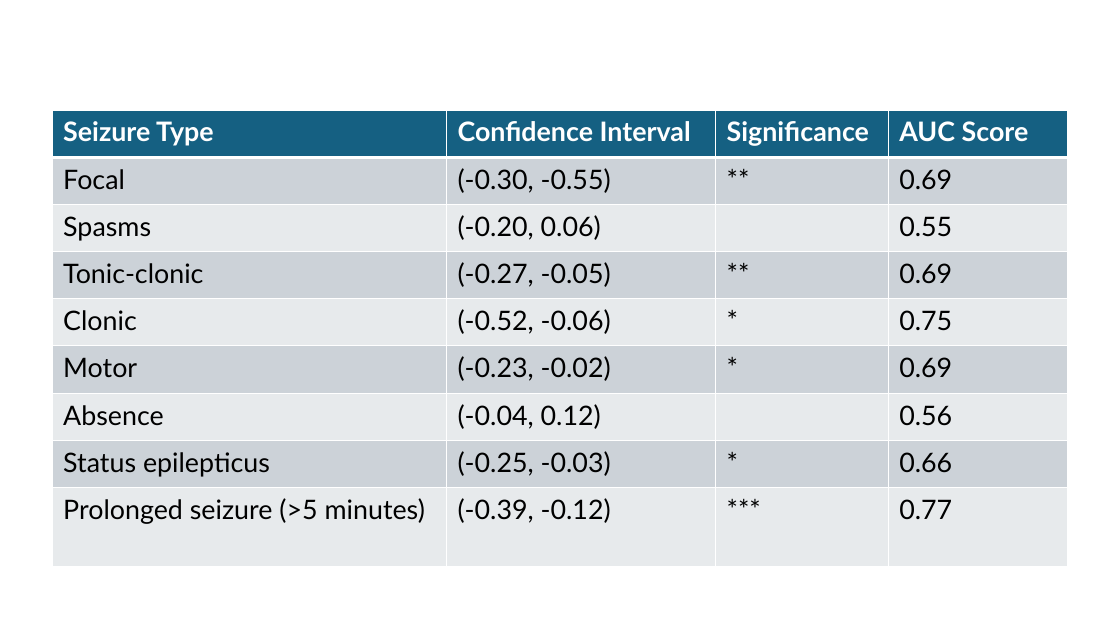
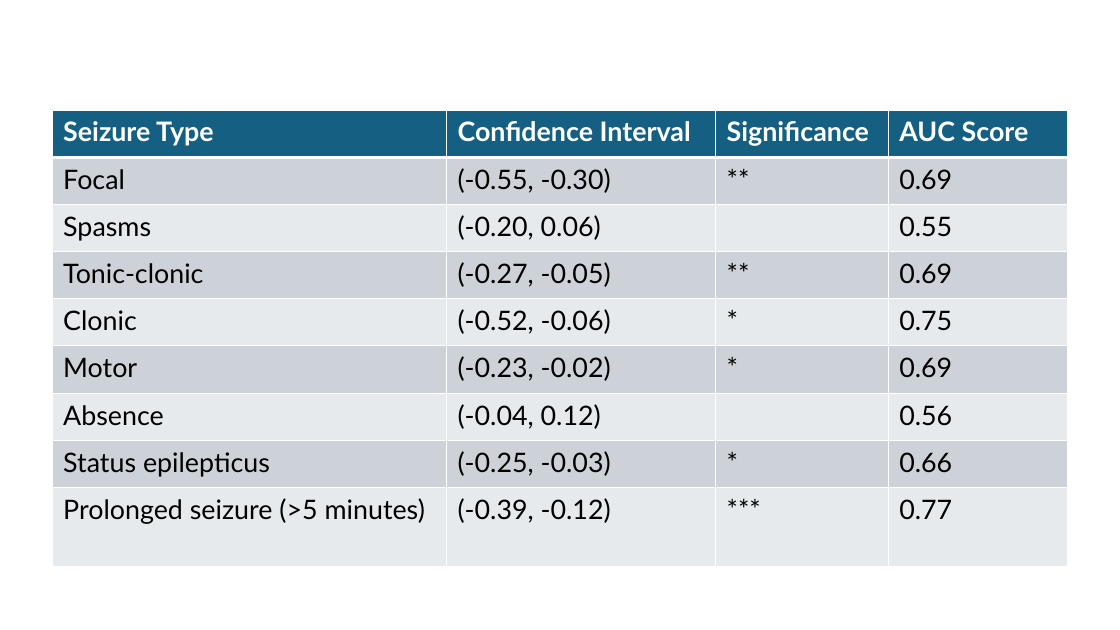
Before and after one commit to KiranSmelser/Ciitizen-health-scn8a, a slide deck: slide 15 of updates/kiran/exploratory_seizure_types.pptx. Drawn at 1120x630 pixels with LibreOffice and Linux fonts; fonts in the diff are those of the drawing. Boxes give left, top, right and bottom in pixels: in the first picture for what was removed or moved away, otherwise in the second. Text is boxed around its words. In the diff, an @@ line names an element or a change of style, - is before the commit and + after.

```diff
--- a/updates/kiran/exploratory_seizure_types.pptx
+++ b/updates/kiran/exploratory_seizure_types.pptx
@@ table at bbox=[52, 110, 1067, 567] @@
-row 2, column 2: (-0.30, -0.55)
+row 2, column 2: (-0.55, -0.30)
```
Also in this commit, not shown: 5 other files.
